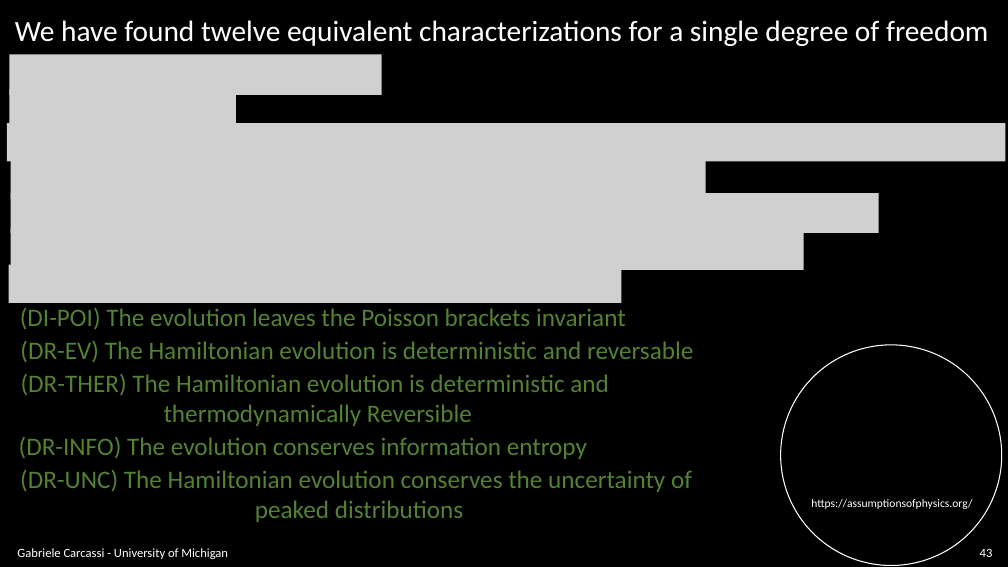
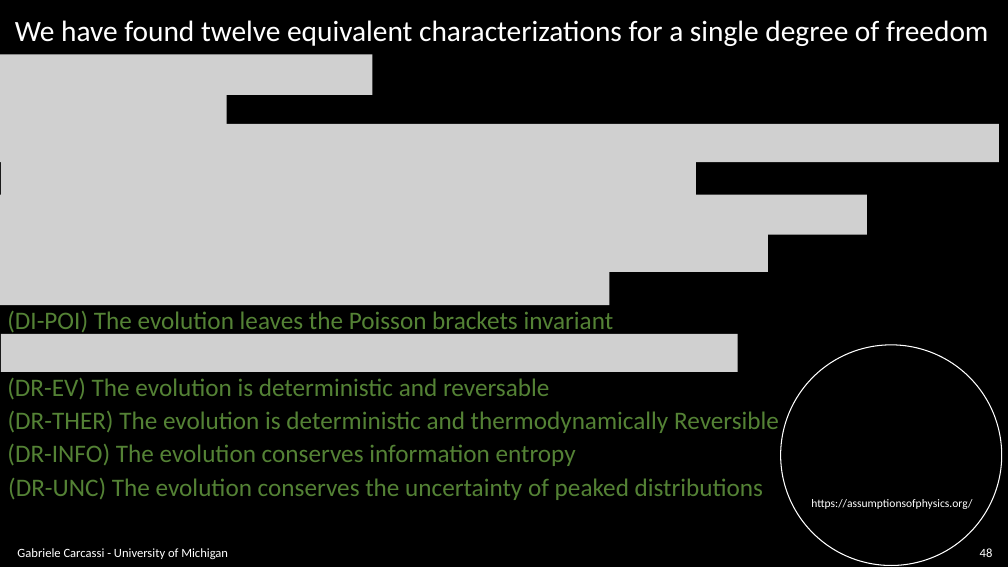
Before and after one commit to assumptionsofphysics/slides, a slide deck: slide 48 of BookCompanions-v2/RP-Class-3.pptx (slide 43 before the commit). Drawn at 1008x567 pixels with LibreOffice and Linux fonts; fonts in the diff are those of the drawing; grey boxes stand for pictures; background and template pictures are left out. Boxes give left, top, right and bottom in pixels: in the first picture for what was removed or moved away, otherwise in the second. Text is boxed around its words. In the diff, an @@ line names an element or a change of style, - is before the commit and + after.

```diff
--- a/BookCompanions-v2/RP-Class-3.pptx
+++ b/BookCompanions-v2/RP-Class-3.pptx
@@ picture: place and size @@
-picture at [7,123,1006,161]
+picture at [0,124,999,162]
@@ picture: place and size @@
-picture at [11,193,879,233]
+picture at [0,195,867,235]
@@ picture: place and size @@
-picture at [11,228,804,270]
+picture at [0,230,768,272]
@@ 4 pictures, 1 text: place and size @@
-4 pictures, 1 text at [8,54,706,329]
+4 pictures, 1 text at [0,54,696,335]
@@ picture added at [1,334,738,372] @@
@@ text at [7,378,549,399]: text changed @@
-(DR-EV) The Hamiltonian evolution is deterministic and reversable
+(DR-EV) The evolution is deterministic and reversable
@@ text at [8,411,779,433]: text changed @@
-(DR-THER) The Hamiltonian evolution is deterministic and
-thermodynamically Reversible
+(DR-THER) The evolution is deterministic and thermodynamically Reversible
@@ text "(DR-INFO) The evolution conserves information ...": place and size @@
-text "(DR-INFO) The evolution conserves information ..." at [19,437,587,459]
+text "(DR-INFO) The evolution conserves information ..." at [7,444,576,466]
@@ text at [8,478,763,500]: text changed @@
-(DR-UNC) The Hamiltonian evolution conserves the uncertainty of
-peaked distributions
+(DR-UNC) The evolution conserves the uncertainty of peaked distributions
@@ page number at [980,548,993,557]: text changed @@
-43
+48
```
Also in this commit, not shown: 30 other slides changed, 6 slides added, 1 slide removed.
